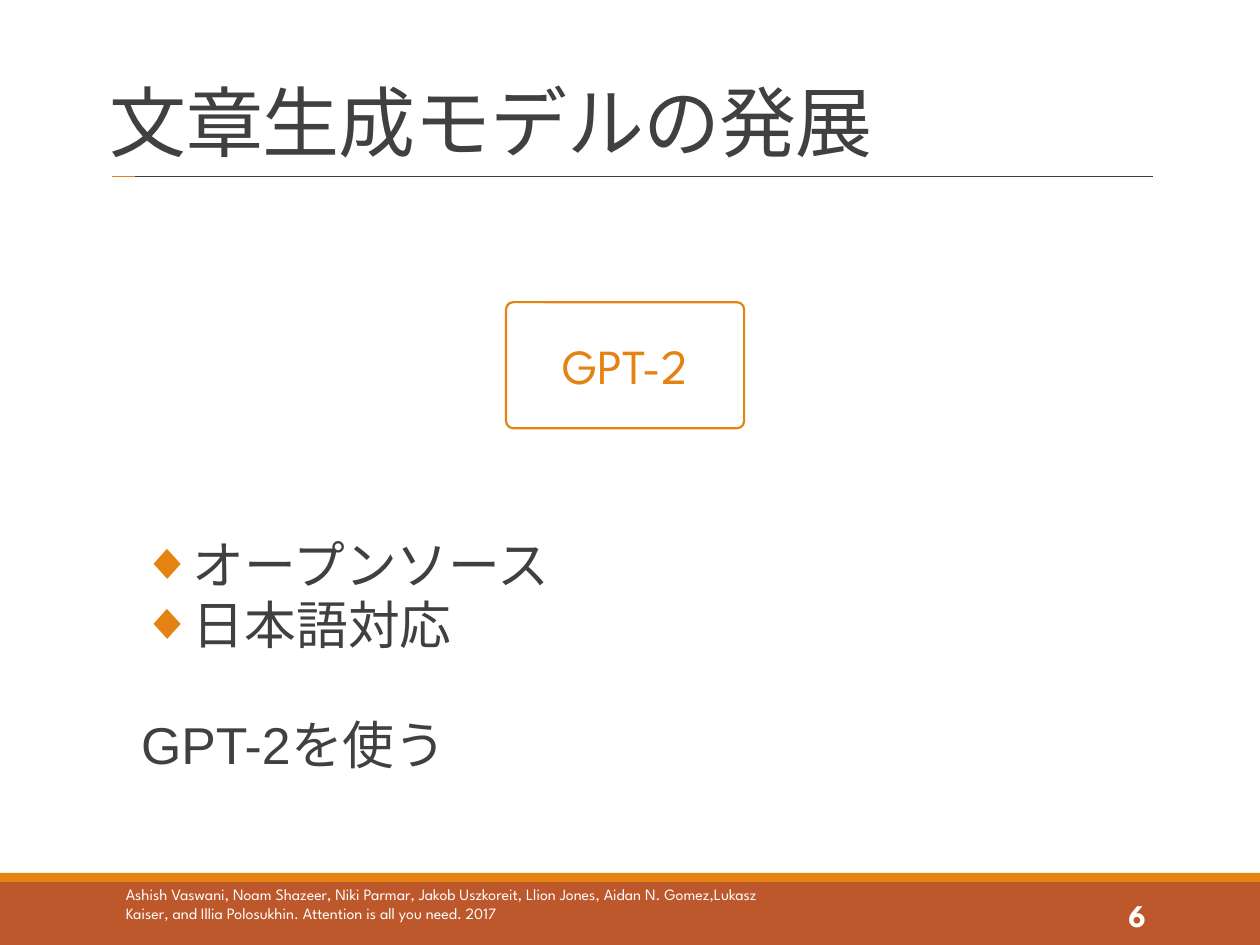
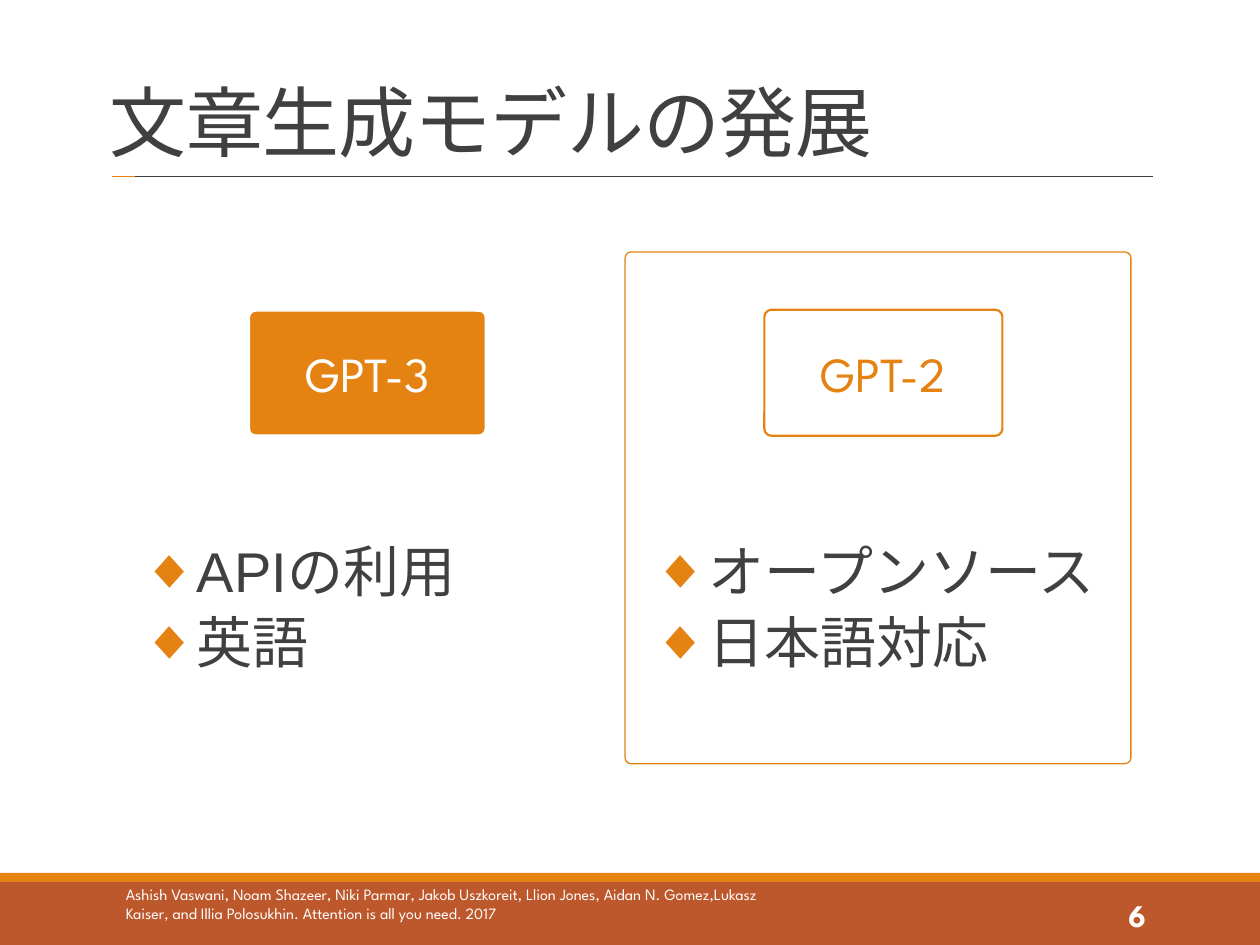
Before and after one commit to tatsuya-sugiyama/WeeklyReport, a slide deck: slide 6 of report/2021_t_1st/2021_1st_sugiyama.pptx. Drawn at 1260x945 pixels with LibreOffice and Linux fonts; fonts in the diff are those of the drawing. Boxes give left, top, right and bottom in pixels: in the first picture for what was removed or moved away, otherwise in the second. Text is boxed around its words. In the diff, an @@ line names an element or a change of style, - is before the commit and + after.

```diff
--- a/report/2021_t_1st/2021_1st_sugiyama.pptx
+++ b/report/2021_t_1st/2021_1st_sugiyama.pptx
@@ rounded rectangle added at <box>625,252,1130,764</box>, outline #E48312 0.75 pt @@
@@ rounded rectangle added at <box>248,310,486,436</box>, fill #E48312, outline #FFFFFF 2 pt, 28 pt, text #FFFFFF @@
+GPT-3
@@ rounded rectangle "GPT-2": place and size @@
-rounded rectangle "GPT-2" at <box>507,302,745,428</box>
+rounded rectangle "GPT-2" at <box>765,310,1003,436</box>
@@ text "オープンソース": place and size @@
-text "オープンソース" at <box>141,541,550,769</box>
+text "オープンソース" at <box>709,545,1095,668</box>
@@ text "オープンソース" at <box>709,545,1095,668</box>: size 29.6 to 32 pt; line spacing 0.8 to 0.9 @@
@@ text added at <box>197,548,455,668</box>, 32 pt, text #404040 @@
+  ◆ APIの利用
+  ◆ 英語
@@ text at <box>141,723,446,769</box>: paragraph removed @@
-  GPT-2を使う
```
Also in this commit, not shown: 18 other slides changed, 5 slides added, 1 slide removed, 2 other files.
